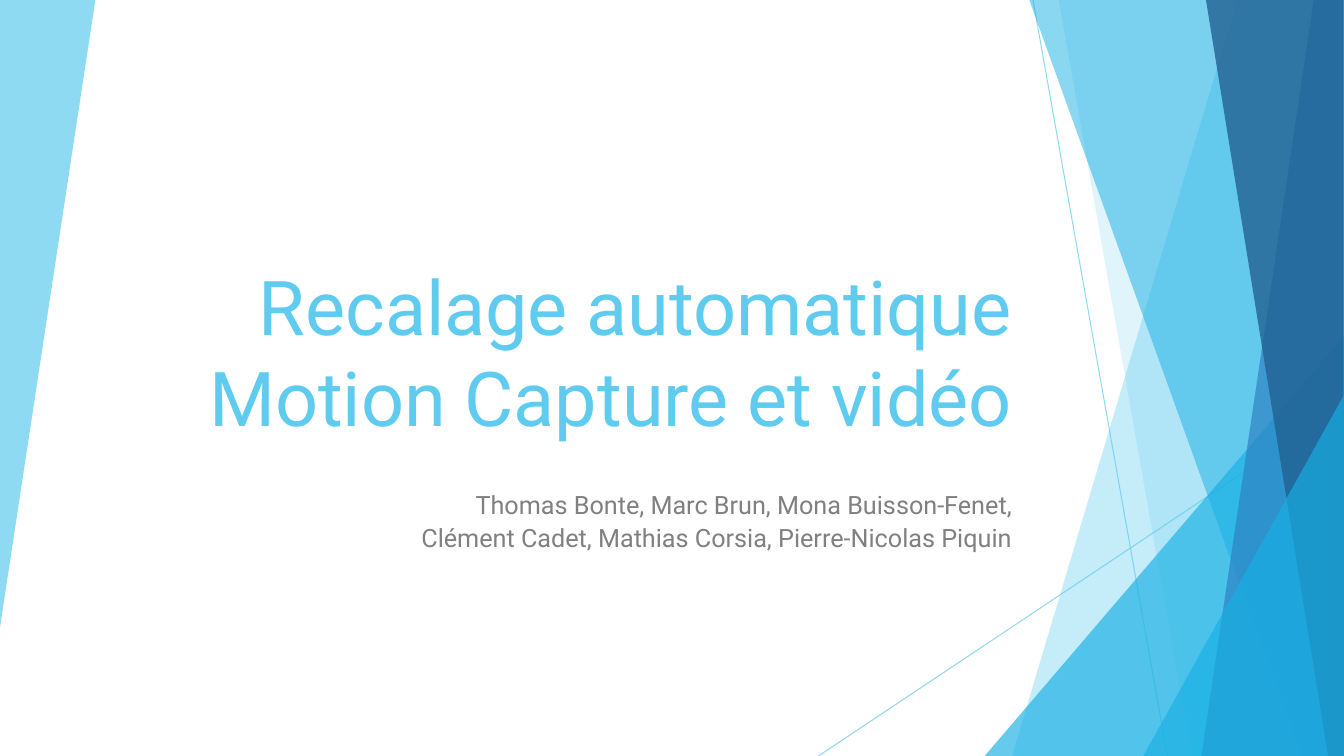
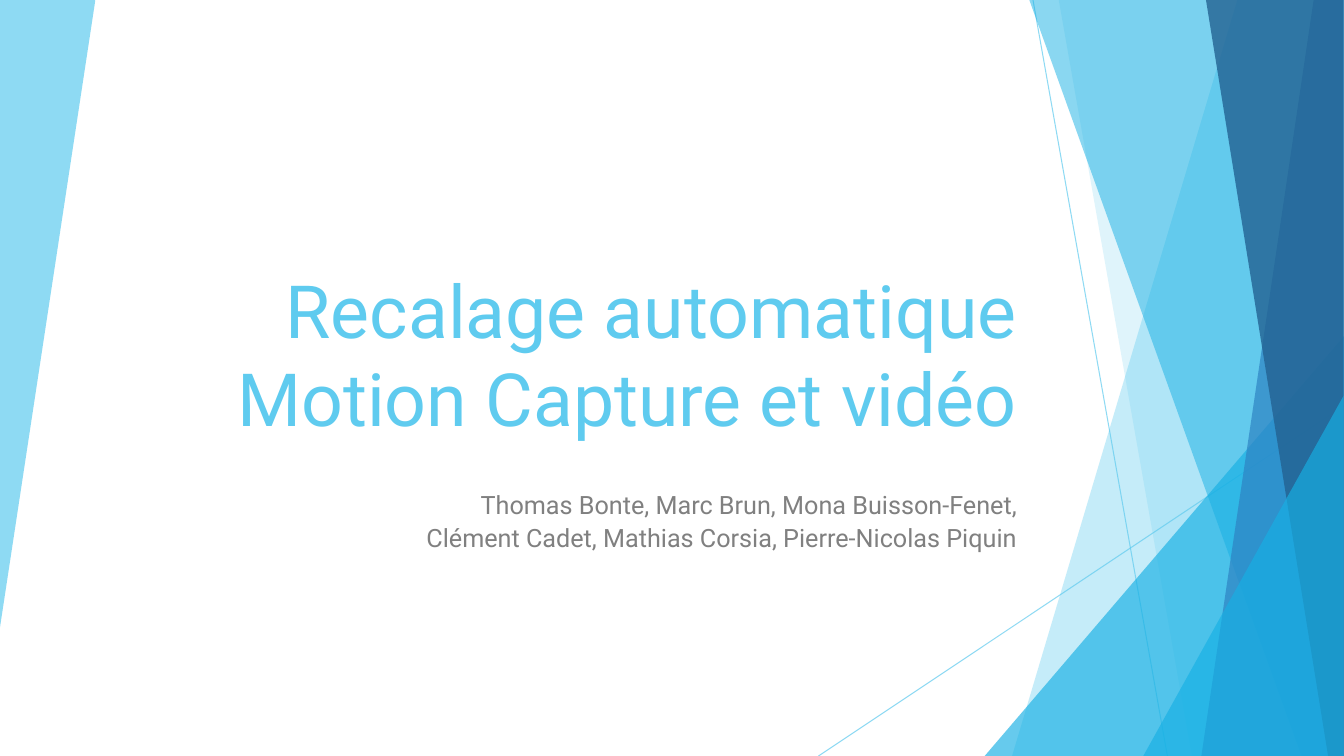
Before and after one commit to marc921/GesteIA, a slide deck: slide 1 of Présentation.pptx. Drawn at 1344x756 pixels with LibreOffice and Linux fonts; fonts in the diff are those of the drawing. Boxes give left, top, right and bottom in pixels: in the first picture for what was removed or moved away, otherwise in the second. Text is boxed around its words. In the diff, an @@ line names an element or a change of style, - is before the commit and + after.

```diff
--- a/Présentation.pptx
+++ b/Présentation.pptx
@@ title "Recalage automatique Motion Capture et ..." at bbox=[237, 283, 1016, 441]: size 54 to 52.4 pt @@
@@ triangle removed at bbox=[985, 336, 1344, 756] @@
@@ freeform shape added at bbox=[985, 336, 1344, 756], fill #17B0E4 at 66% opacity @@
@@ subtitle "Thomas Bonte, Marc Brun, Mona ...": place and size @@
-subtitle "Thomas Bonte, Marc Brun, Mona ..." at bbox=[421, 495, 1011, 552]
+subtitle "Thomas Bonte, Marc Brun, Mona ..." at bbox=[426, 495, 1016, 552]
```
Also in this commit, not shown: 9 other slides changed.
